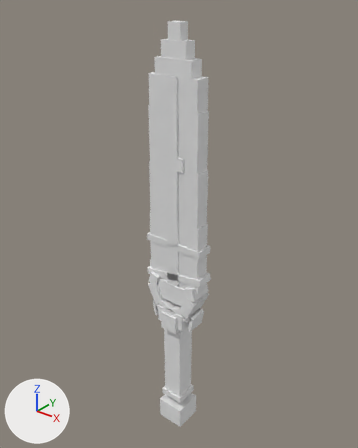
One commit to the OBJ model src/main/resources/assets/ashbound/models/mesh/executioners_claymore.obj: the scene before it, then after it.
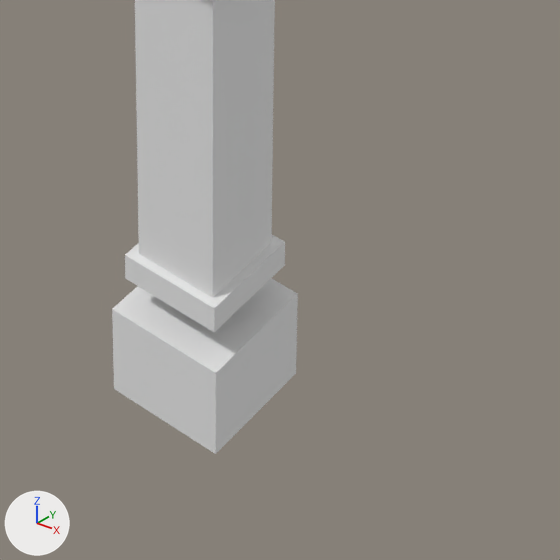
Old and new are each drawn whole from a camera (50 mm lens) standing at (2.42, -2.888, 2.783) and looking at (0.448, -0.424, 1.255) and again close up on the part from 39% to 69% of the width and 76% to 100% of the height. Every picture has the same lights, and +X, +Y and +Z are marked at lower left. The last two pictures show the newer version. Where no turn or scale is listed for an object, it has been applied to the vertices.

Objects in the first close-up: 'executioners_claymore'.
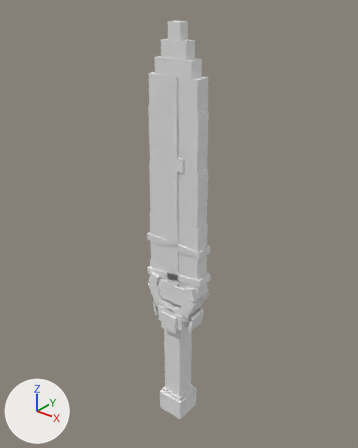
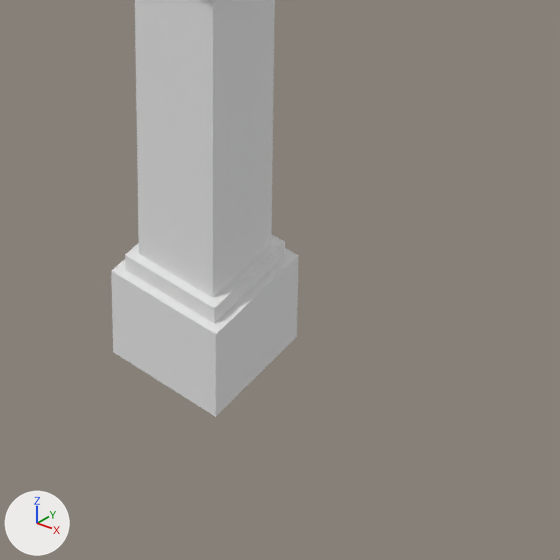
Changed parts and their boxes [x1, y1, x2, y2] in the close-ups (560 x 560 px; the box of a moved part takes in the faces that stretch with it):
'executioners_claymore', reshaped: before [112, 0, 298, 454]; after [111, 0, 299, 417]
part 1 of me_executioners_claymore, moved or reshaped: before [112, 278, 298, 454]; after [111, 248, 299, 417]

The change, as a diff of the scene's bpy script:
```diff
--- a/src/main/resources/assets/ashbound/models/mesh/executioners_claymore.obj.py
+++ b/src/main/resources/assets/ashbound/models/mesh/executioners_claymore.obj.py
@@ me_executioners_claymore @@
 # used by ob_executioners_claymore; location = (0.0, 0.0, 0.0)
-me_executioners_claymore.from_pydata(...)  # 376 vertices, 564 faces; spans x 0.26..0.74, y -0.62..-0.38, z -0.46..2.59
+me_executioners_claymore.from_pydata(...)  # 376 vertices, 564 faces; spans x 0.26..0.74, y -0.62..-0.38, z -0.38..2.59
+# me_executioners_claymore part 1: the loose piece of 8 vertices spanning x 0.39..0.61, y -0.61..-0.39, z -0.46..-0.28 is moved by (0.0, 0.0, 0.08)
 me_executioners_claymore.materials.append(mat_blade)
```
